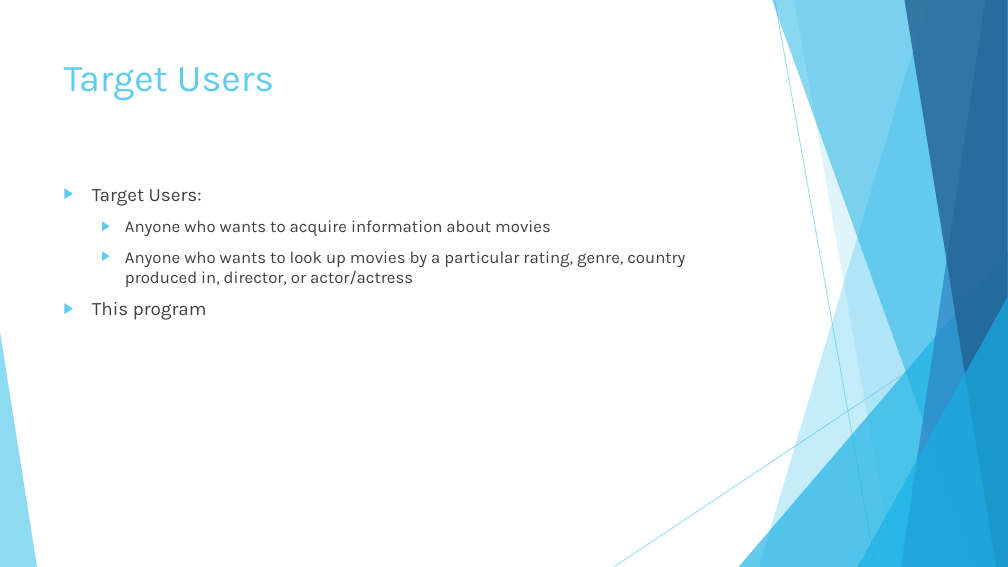
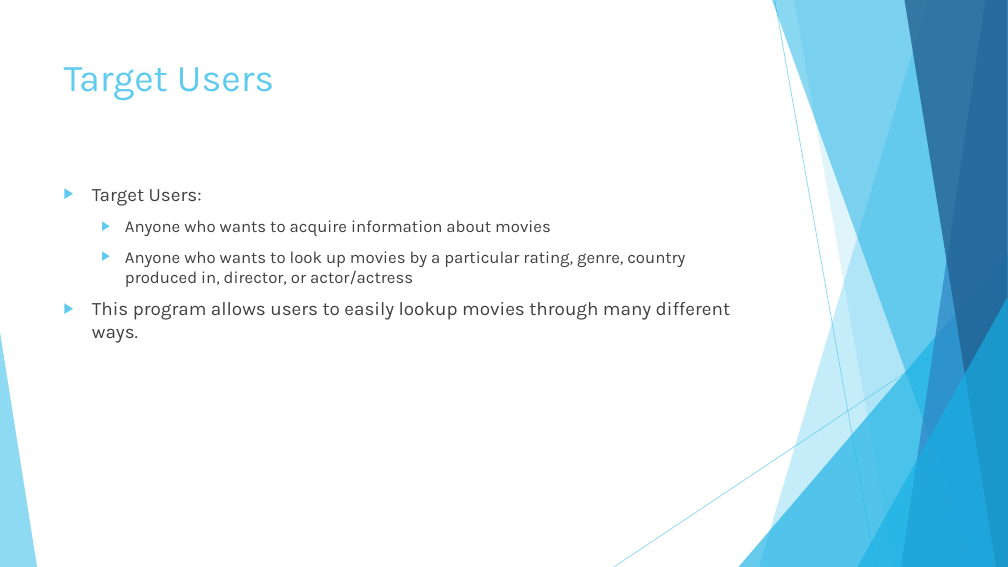
Before and after one commit to jckostner/probable-octo-succotash, a slide deck: slide 5 of Database Final Project.pptx (slide 4 before the commit). Drawn at 1008x567 pixels with LibreOffice and Linux fonts; fonts in the diff are those of the drawing. Boxes give left, top, right and bottom in pixels: in the first picture for what was removed or moved away, otherwise in the second. Text is boxed around its words. In the diff, an @@ line names an element or a change of style, - is before the commit and + after.

```diff
--- a/Database Final Project.pptx
+++ b/Database Final Project.pptx
@@ text at [92,302,730,343]: text changed @@
-▶ This program
+▶ This program allows users to easily lookup movies through many different ways.
```
Also in this commit, not shown: 3 other slides changed, 2 slides added.
